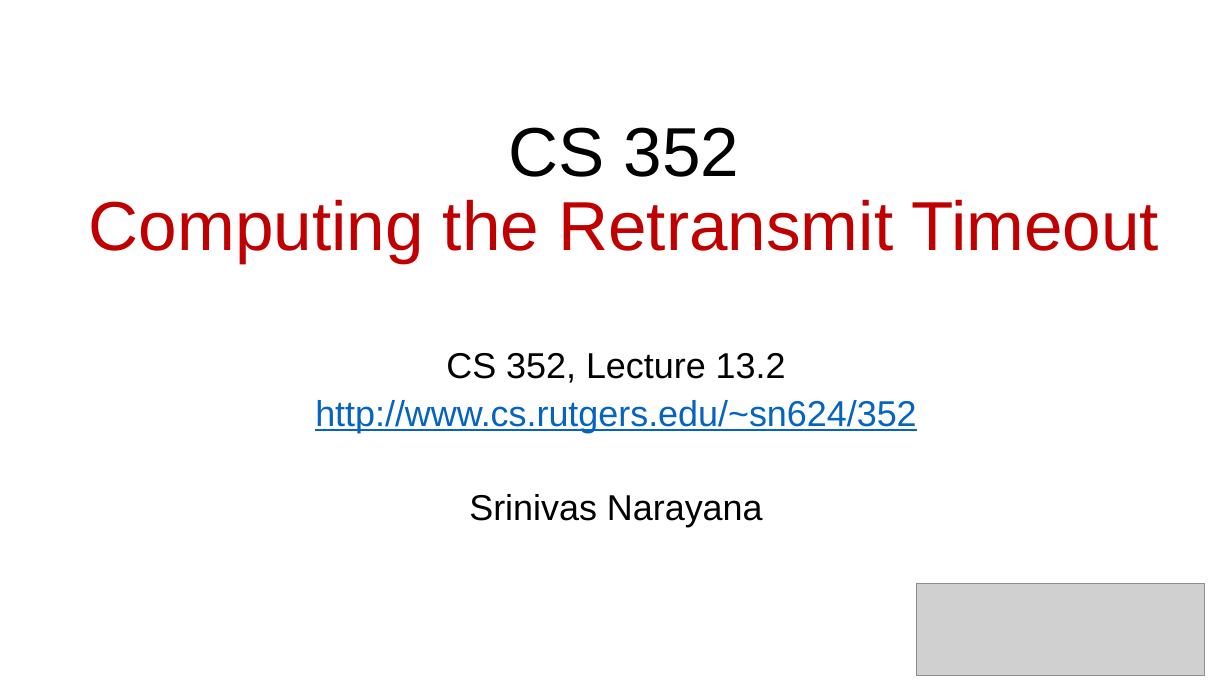
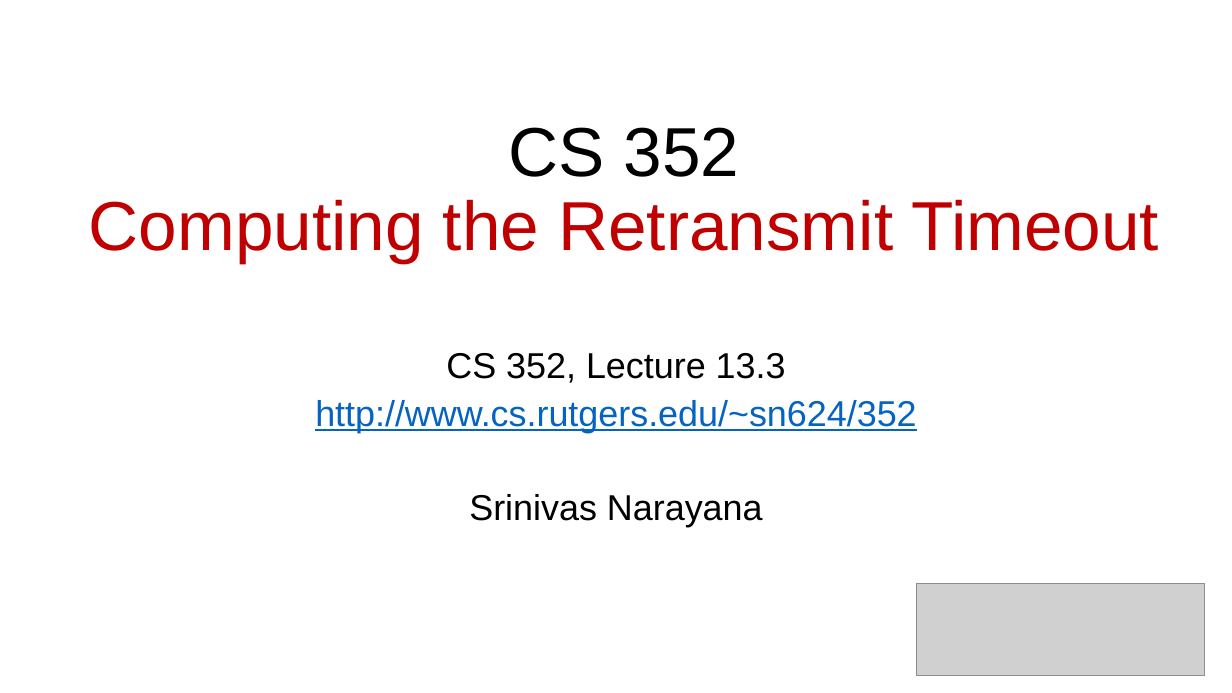
Before and after one commit to ngsrinivas/coursegen, a slide deck: slide 30 of ex/352-S21/staging/352-S21/lectures/transport-tcp-congestion-control-2.pptx (slide 22 before the commit). Drawn at 1232x693 pixels with LibreOffice and Linux fonts; fonts in the diff are those of the drawing; grey boxes stand for pictures. Boxes give left, top, right and bottom in pixels: in the first picture for what was removed or moved away, otherwise in the second. Text is boxed around its words. In the diff, an @@ line names an element or a change of style, - is before the commit and + after.

```diff
--- a/ex/352-S21/staging/352-S21/lectures/transport-tcp-congestion-control-2.pptx
+++ b/ex/352-S21/staging/352-S21/lectures/transport-tcp-congestion-control-2.pptx
@@ subtitle at box(446, 353, 786, 383): text changed @@
-CS 352, Lecture 13.2
+CS 352, Lecture 13.3
```
Also in this commit, not shown: 9 other slides changed, 20 slides added, 8 slides removed, 2 other files.
